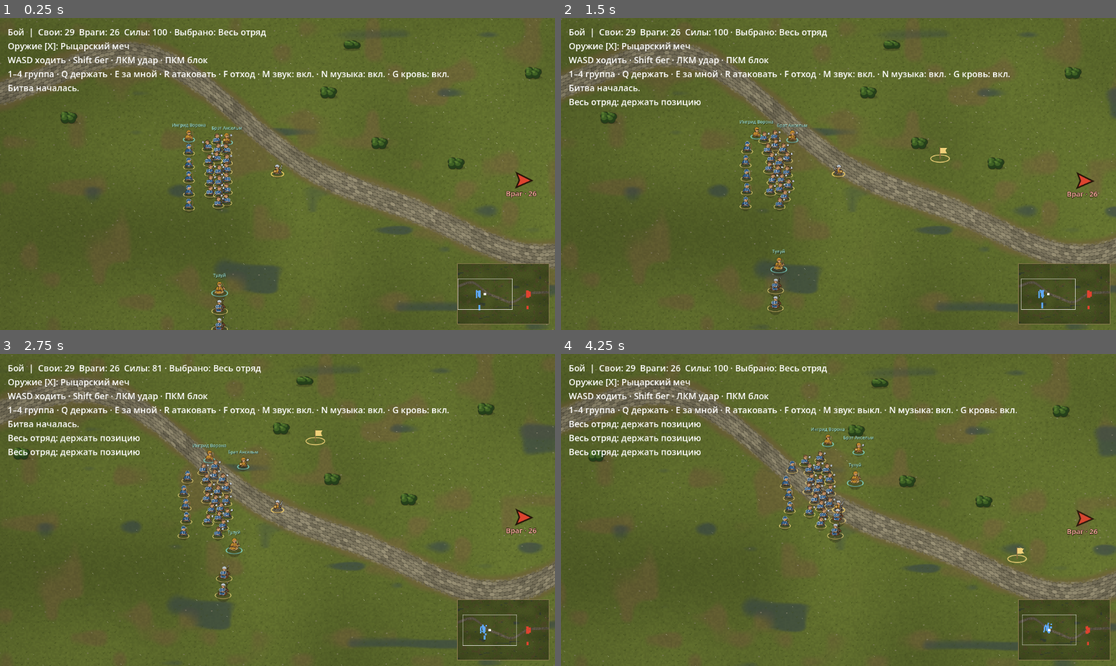
Above: before the commit, frames 1-4 (two rows, left to right).
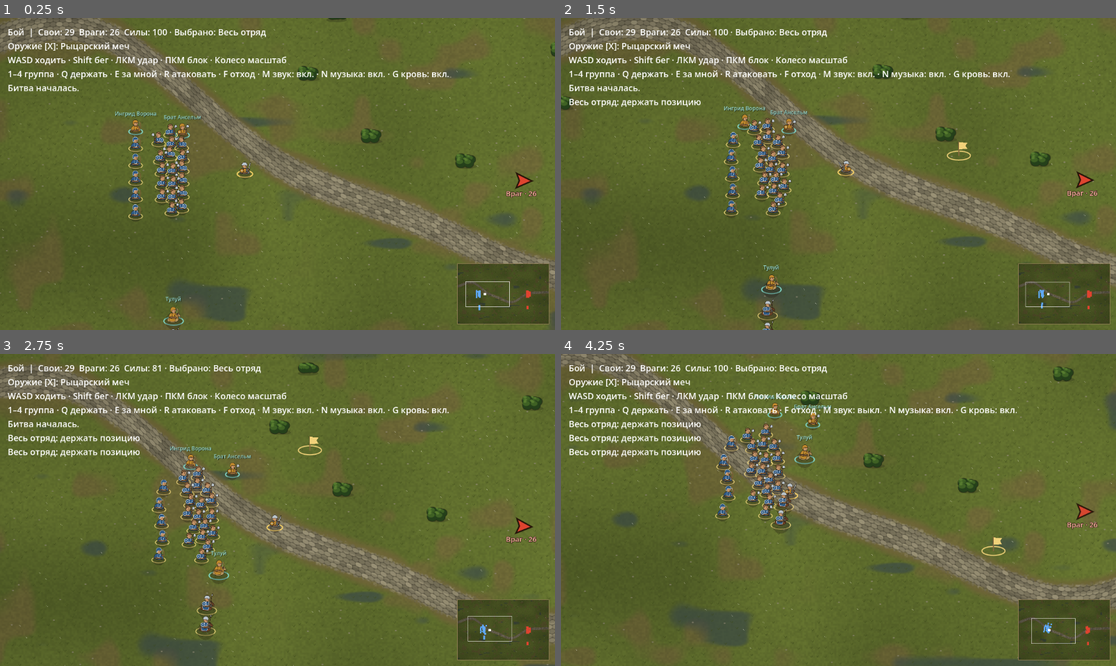
Above: after the commit, the same moments.

Repository: akglebak16/iron-standard
Game: Godot game, scene res://app/main.tscn
Same seed, same stepped clock (60 frames per second), same inputs: the game is played once before the commit and once after it.
Inputs (mouse positions are in pixels of both pictures, inside the frame that each line leads up to):
- Up to frame 1 (0.25 s): no input
- Up to frame 2 (1.5 s): tap Enter at 0.5 s; move the mouse to (960, 158) at 0.52 s; hold D 0.53-1.25 s; tap Q at 0.6 s; click (960, 158) at 0.67 s; drag from (727, 189) to (810, 236) at 1.27 s
- Up to frame 3 (2.75 s): move the mouse to (333, 441) at 2.02 s; hold D from 2.03 s (still down); hold Shift from 2.03 s (still down); click (333, 441) at 2.17 s; tap Q at 2.3 s
- Up to frame 4 (4.25 s): release D at 2.75 s; release Shift at 2.75 s; drag from (810, 572) to (672, 463) at 2.77 s; move the mouse to (1005, 556) at 3.52 s; hold A from 3.53 s (still down); tap M at 3.6 s; click (1005, 556) at 3.67 s; tap Q at 3.8 s

The runs differ from the first frame. In frame 1, 15% of the frame differs, in the area x 0-100%, y 0-100%; in frame 2, 13%; in frame 3, 16%; in frame 4, 14%.

Commit message:
Перенести слежение и масштаб боевой камеры

Diff:
--- a/godot/battle/application/session.gd
+++ b/godot/battle/application/session.gd
@@ -169,6 +169,8 @@
 			camera_target = focus_sum[0] / focus_count[0]
 		elif focus_count[1] > 0:
 			camera_target = focus_sum[1] / focus_count[1]
+		else:
+			camera_target = Vector2.INF
 	var shots: Array[Dictionary] = []
 	for shot in _state.projectiles:
 		shots.append({"origin": shot.origin, "impact": shot.impact, "progress": clampf(shot.time / shot.duration, 0.0, 1.0), "throwing": shot.throwing, "crossbow": shot.crossbow})
--- /dev/null
+++ b/godot/battle/presentation/battle_camera.gd
@@ -0,0 +1,68 @@
+extends Camera2D
+
+const Event = preload("res://battle/combat_event.gd")
+const INITIAL_LEAD := Vector2(200, 0)
+const FOLLOW_RATE := 5.0
+const POINTER_LEAD_RATIO := 0.22
+const MAX_POINTER_LEAD := Vector2(140, 100)
+const REFERENCE_VIEW_HEIGHT := 700.0
+const INITIAL_ZOOM_RANGE := Vector2(0.75, 1.35)
+const MANUAL_ZOOM_RANGE := Vector2(0.55, 2.0)
+const ZOOM_IN_FACTOR := 1.1
+const ZOOM_OUT_FACTOR := 0.91
+const HIT_SHAKE_SECONDS := 0.18
+const HIT_SHAKE_SCREEN_PIXELS := 3.0
+
+var _arena_size := Vector2.ZERO
+var _shake_remaining := 0.0
+var _shake_rng := RandomNumberGenerator.new()
+
+func configure(arena_size: Vector2, hero_position: Vector2) -> void:
+	_arena_size = arena_size
+	_set_zoom(initial_zoom(get_viewport_rect().size.y))
+	position = hero_position + INITIAL_LEAD
+	fit_viewport()
+
+func advance(dt: float, target: Vector2, hero_down: bool, pointer: Vector2, events: Array[Dictionary]) -> void:
+	if target.is_finite():
+		if not hero_down:
+			target += pointer_lead(target, screen_to_world(pointer))
+		position = position.lerp(target, minf(1.0, dt * FOLLOW_RATE))
+	advance_shake(dt, events)
+
+func advance_shake(dt: float, events: Array[Dictionary]) -> void:
+	_shake_remaining = maxf(0.0, _shake_remaining - dt)
+	for event in events:
+		if event.kind == Event.Kind.HIT and event.target_hero:
+			_shake_remaining = HIT_SHAKE_SECONDS
+	if _shake_remaining > 0.0:
+		var amplitude := HIT_SHAKE_SCREEN_PIXELS / zoom.x
+		offset = Vector2(_shake_rng.randf_range(-amplitude, amplitude), _shake_rng.randf_range(-amplitude, amplitude))
+	else:
+		offset = Vector2.ZERO
+	fit_viewport()
+
+func change_zoom(inward: bool) -> void:
+	var factor := ZOOM_IN_FACTOR if inward else ZOOM_OUT_FACTOR
+	_set_zoom(clampf(zoom.x * factor, MANUAL_ZOOM_RANGE.x, MANUAL_ZOOM_RANGE.y))
+	fit_viewport()
+
+func fit_viewport() -> void:
+	var half_view := (get_viewport_rect().size / zoom * 0.5).min(_arena_size * 0.5)
+	position = position.clamp(half_view, _arena_size - half_view)
+	force_update_scroll()
+
+func screen_to_world(point: Vector2) -> Vector2:
+	return position + (point - get_viewport_rect().size * 0.5) / zoom
+
+func is_shaking() -> bool:
+	return _shake_remaining > 0.0
+
+func _set_zoom(value: float) -> void:
+	zoom = Vector2.ONE * value
+
+static func initial_zoom(height: float) -> float:
+	return clampf(height / REFERENCE_VIEW_HEIGHT, INITIAL_ZOOM_RANGE.x, INITIAL_ZOOM_RANGE.y)
+
+static func pointer_lead(hero_position: Vector2, pointer: Vector2) -> Vector2:
+	return ((pointer - hero_position) * POINTER_LEAD_RATIO).clamp(-MAX_POINTER_LEAD, MAX_POINTER_LEAD)
--- a/godot/battle/presentation/demo_config.gd
+++ b/godot/battle/presentation/demo_config.gd
@@ -1,7 +1,6 @@
 extends RefCounted
 ## Placeholder drawing and text used only by the current playable preview.
 
-const CAMERA_ZOOM := 0.75
 const HERO_DOWN := "Герой ранен — бой продолжается"
 const VICTORY := "Победа"
 const DEFEAT := "Поражение"
@@ -12,7 +11,7 @@
 const SOUND_OFF := "выкл."
 const HUD_TEXT := "%s  |  Свои: %d  Враги: %d  Силы: %d · Выбрано: %s"
 const WEAPON_HUD_TEXT := "\nОружие [X]: %s"
-const CONTROL_HINT := "\nWASD ходить · Shift бег · ЛКМ удар · ПКМ блок\n1–4 группа · Q держать · E за мной · R атаковать · F отход"
+const CONTROL_HINT := "\nWASD ходить · Shift бег · ЛКМ удар · ПКМ блок · Колесо масштаб\n1–4 группа · Q держать · E за мной · R атаковать · F отход"
 
 const GROUP_NAMES := ["Пехота", "Стрелки", "Конница", "Весь отряд"]
 const ARROW_ARC_SCALE := 0.17
--- a/godot/battle/presentation/scene.tscn
+++ b/godot/battle/presentation/scene.tscn
@@ -1,13 +1,15 @@
-[gd_scene load_steps=3 format=3]
+[gd_scene load_steps=4 format=3]
 
 [ext_resource type="Script" path="res://battle/presentation/view.gd" id="1_view"]
 [ext_resource type="Script" path="res://battle/presentation/hud/navigation_hud.gd" id="2_navigation"]
+[ext_resource type="Script" path="res://battle/presentation/battle_camera.gd" id="3_camera"]
 
 [node name="Battle" type="Node2D"]
 script = ExtResource("1_view")
 
 [node name="Camera" type="Camera2D" parent="."]
 enabled = true
+script = ExtResource("3_camera")
 
 [node name="Hud" type="CanvasLayer" parent="."]
 
@@ -25,6 +27,7 @@
 mouse_filter = 2
 
 [node name="Status" type="Label" parent="Hud"]
+mouse_filter = 2
 offset_left = 16.0
 offset_top = 16.0
 offset_right = 980.0
--- a/godot/battle/presentation/view.gd
+++ b/godot/battle/presentation/view.gd
@@ -15,12 +15,13 @@
 const VegetationView = preload("res://battle/presentation/terrain/vegetation_view.gd")
 const OrderMarker = preload("res://battle/presentation/hud/order_marker.gd")
 const NavigationHud = preload("res://battle/presentation/hud/navigation_hud.gd")
+const BattleCamera = preload("res://battle/presentation/battle_camera.gd")
 
 signal battle_finished
 signal audio_preferences_changed(effects: bool, music: bool)
 signal blood_preference_changed(enabled: bool)
 
-@onready var camera: Camera2D = $Camera
+@onready var camera: BattleCamera = $Camera
 @onready var status: Label = $Hud/Status
 @onready var _navigation: NavigationHud = $Hud/Navigation
 var _session: Session
@@ -65,7 +66,9 @@
 		set_physics_process(false)
 		set_process_unhandled_input(false)
 		return
-	camera.zoom = Vector2.ONE * Demo.CAMERA_ZOOM
+	var initial := _session.snapshot()
+	camera.configure(initial.arena_size, initial.hero_position)
+	get_viewport().size_changed.connect(_on_viewport_resized)
 	_navigation.configure(_terrain.material)
 	_audio = CombatAudio.new()
 	_audio.enabled = _effects_enabled
@@ -77,19 +80,22 @@
 
 func _physics_process(dt: float) -> void:
 	if _frame.outcome in [Session.Outcome.VICTORY, Session.Outcome.DEFEAT]:
-		if _feedback.has_effects() or _impacts.has_particles() or _figures.has_falling_units() or _dialogue.has_bubbles() or _order_marker.is_visible():
+		if _feedback.has_effects() or _impacts.has_particles() or _figures.has_falling_units() or _dialogue.has_bubbles() or _order_marker.is_visible() or camera.is_shaking():
 			_feedback.advance(dt, [])
 			_impacts.advance(dt, [])
 			_figures.advance(dt, [])
 			_dialogue.age(dt)
 			_order_marker.advance(dt, [])
+			if camera.is_shaking():
+				camera.advance_shake(dt, [])
+				_navigation.queue_redraw()
 			queue_redraw()
 		return
 	_music.advance(dt)
 	if _frame.outcome == Session.Outcome.RUNNING:
 		var input := HeroInput.new()
 		input.move = Vector2(float(Input.is_key_pressed(KEY_D)) - float(Input.is_key_pressed(KEY_A)), float(Input.is_key_pressed(KEY_S)) - float(Input.is_key_pressed(KEY_W)))
-		input.face = (get_global_mouse_position() - Vector2(_frame.hero_position)).angle()
+		input.face = (_pointer_world_position() - Vector2(_frame.hero_position)).angle()
 		input.sprint = Input.is_key_pressed(KEY_SHIFT)
 		input.block = Input.is_mouse_button_pressed(MOUSE_BUTTON_RIGHT)
 		input.attack = Input.is_mouse_button_pressed(MOUSE_BUTTON_LEFT)
@@ -107,7 +113,14 @@
 		battle_finished.emit()
 
 func _unhandled_input(event: InputEvent) -> void:
-	if _session == null or not event is InputEventKey or not event.pressed or event.echo:
+	if _session == null:
+		return
+	if event is InputEventMouseButton and event.pressed and event.button_index in [MOUSE_BUTTON_WHEEL_UP, MOUSE_BUTTON_WHEEL_DOWN]:
+		camera.change_zoom(event.button_index == MOUSE_BUTTON_WHEEL_UP)
+		_navigation.queue_redraw()
+		queue_redraw()
+		return
+	if not event is InputEventKey or not event.pressed or event.echo:
 		return
 	match event.keycode:
 		KEY_M:
@@ -123,10 +136,18 @@
 		KEY_2: _select_group(Config.GROUP_ARCHERS)
 		KEY_3: _select_group(Config.GROUP_CAVALRY)
 		KEY_4: _select_group(Config.ALL_GROUPS)
-		KEY_Q: _session.issue_order(Config.ORDER_HOLD, get_global_mouse_position(), _selection)
+		KEY_Q: _session.issue_order(Config.ORDER_HOLD, _pointer_world_position(), _selection)
 		KEY_E: _session.issue_order(Config.ORDER_FOLLOW, _frame.hero_position, _selection)
 		KEY_R: _session.issue_order(Config.ORDER_CHARGE, _frame.hero_position, _selection)
 		KEY_F: _session.issue_order(Config.ORDER_RETREAT, _frame.hero_position, _selection)
+
+func _pointer_world_position() -> Vector2:
+	return camera.screen_to_world(get_viewport().get_mouse_position())
+
+func _on_viewport_resized() -> void:
+	camera.fit_viewport()
+	_navigation.queue_redraw()
+	queue_redraw()
 
 func _select_group(group: int) -> void:
 	_selection = group
@@ -144,8 +165,7 @@
 func _refresh(dt: float, events: Array[Dictionary]) -> void:
 	# One detached read per physics tick, reused by HUD and drawing.
 	_frame = _session.snapshot()
-	camera.position = _frame.camera_target
-	camera.force_update_scroll()
+	camera.advance(dt, _frame.camera_target, _frame.hero_down, get_viewport().get_mouse_position(), events)
 	_navigation.update_frame(_frame, dt)
 	var finished: bool = _frame.outcome in [Session.Outcome.VICTORY, Session.Outcome.DEFEAT]
 	_feedback.add_dialogue(_dialogue.advance(dt, _frame.units, events, not _frame.walls.is_empty(), finished))
@@ -172,8 +192,7 @@
 func _draw() -> void:
 	if _frame.is_empty():
 		return
-	var size := get_viewport_rect().size / camera.zoom
-	var visible := Rect2(camera.position - size * 0.5, size).grow(UnitView.VIEW_MARGIN)
+	var visible := (get_viewport().get_canvas_transform().affine_inverse() * get_viewport_rect()).grow(UnitView.VIEW_MARGIN)
 	_impacts.draw_ground(self, visible)
 	_order_marker.draw(self)
 	_figures.draw(self, _frame.units, visible, _impacts.headless_units(), _vegetation.entries, _selection)
--- a/godot/battle/tests/application/test_session.gd
+++ b/godot/battle/tests/application/test_session.gd
@@ -88,6 +88,7 @@
 	fallen_session.advance(Config.BATTLE_END_DELAY_SECONDS + TICK_SECONDS)
 	assert(fallen_session.snapshot().outcome == Session.Outcome.DEFEAT)
 	assert(fallen_session.snapshot().hero_down)
+	assert(fallen_session.snapshot().camera_target == Vector2.INF)
 
 func _check_hero_down_continues_battle() -> void:
 	var state := State.new()
@@ -108,10 +109,11 @@
 	session.advance(TICK_SECONDS)
 	assert(session.snapshot().outcome == Session.Outcome.HERO_DOWN)
 	assert(session.snapshot().tick == 1)
-	assert(session.snapshot().camera_target != hero.position)
+	assert(session.snapshot().camera_target == (ally.position + enemy.position) * 0.5)
 	state.kill(enemy, ally)
 	session.advance(Config.MORALE_TICK_SECONDS)
 	assert(session.snapshot().outcome == Session.Outcome.HERO_DOWN)
+	assert(session.snapshot().camera_target == ally.position)
 	session.advance(Config.BATTLE_END_DELAY_SECONDS + TICK_SECONDS)
 	assert(session.snapshot().outcome == Session.Outcome.VICTORY)
 	assert(session.snapshot().hero_down)
--- /dev/null
+++ b/godot/battle/tests/presentation/test_battle_camera.gd
@@ -0,0 +1,70 @@
+extends SceneTree
+const Camera = preload("res://battle/presentation/battle_camera.gd")
+const Event = preload("res://battle/combat_event.gd")
+const ARENA := Vector2(2600, 1700)
+const VIEWPORT := Vector2i(900, 700)
+const HERO := Vector2(1050, 850)
+
+func _initialize() -> void:
+	call_deferred("_check")
+
+func _check() -> void:
+	var viewport := SubViewport.new()
+	viewport.size = VIEWPORT
+	root.add_child(viewport)
+	var camera := Camera.new()
+	viewport.add_child(camera)
+	camera.configure(ARENA, HERO)
+	assert(camera.position == HERO + Camera.INITIAL_LEAD and camera.zoom == Vector2.ONE)
+	_check_follow(camera)
+	_check_zoom_and_bounds(camera, viewport)
+	_check_shake(camera)
+	viewport.free()
+	print("Battle camera tests passed")
+	quit(0)
+
+func _check_follow(camera: Camera) -> void:
+	assert(Camera.pointer_lead(HERO, HERO + Vector2(100, 50)).is_equal_approx(Vector2(22, 11)))
+	assert(Camera.pointer_lead(HERO, HERO + ARENA) == Camera.MAX_POINTER_LEAD)
+	assert(Camera.pointer_lead(HERO, HERO - ARENA) == -Camera.MAX_POINTER_LEAD)
+	var pointer := Vector2(VIEWPORT) * 0.5 + Vector2(150, -150)
+	var expected := HERO + Camera.pointer_lead(HERO, camera.screen_to_world(pointer))
+	var before := camera.position
+	camera.advance(0.5 / Camera.FOLLOW_RATE, HERO, false, pointer, [])
+	assert(camera.position.is_equal_approx(before.lerp(expected, 0.5)))
+	var surviving_center := Vector2(1800, 1000)
+	before = camera.position
+	camera.advance(0.5 / Camera.FOLLOW_RATE, surviving_center, true, pointer, [])
+	assert(camera.position.is_equal_approx(before.lerp(surviving_center, 0.5)))
+	before = camera.position
+	camera.advance(1.0, Vector2.INF, true, pointer, [])
+	assert(camera.position == before)
+
+func _check_zoom_and_bounds(camera: Camera, viewport: SubViewport) -> void:
+	assert(Camera.initial_zoom(100) == Camera.INITIAL_ZOOM_RANGE.x)
+	assert(Camera.initial_zoom(2000) == Camera.INITIAL_ZOOM_RANGE.y)
+	for i in 30:
+		camera.change_zoom(true)
+	assert(is_equal_approx(camera.zoom.x, Camera.MANUAL_ZOOM_RANGE.y))
+	camera.advance(1.0, Vector2.ZERO, true, Vector2.ZERO, [])
+	var half_view := Vector2(VIEWPORT) / camera.zoom * 0.5
+	assert(camera.position == half_view)
+	camera.advance(1.0, ARENA, true, Vector2.ZERO, [])
+	assert(camera.position == ARENA - half_view)
+	for i in 30:
+		camera.change_zoom(false)
+	assert(is_equal_approx(camera.zoom.x, Camera.MANUAL_ZOOM_RANGE.x))
+	viewport.size = Vector2i(1800, 1100)
+	camera.fit_viewport()
+	assert(camera.position == ARENA * 0.5)
+
+func _check_shake(camera: Camera) -> void:
+	var before := camera.screen_to_world(Vector2(300, 250))
+	camera.advance_shake(0.0, [{"kind": Event.Kind.HIT, "target_hero": false}])
+	assert(camera.offset == Vector2.ZERO and not camera.is_shaking())
+	camera.advance_shake(0.0, [{"kind": Event.Kind.HIT, "target_hero": true}])
+	assert(camera.is_shaking() and camera.offset != Vector2.ZERO)
+	assert((camera.offset * camera.zoom).abs() <= Vector2.ONE * Camera.HIT_SHAKE_SCREEN_PIXELS)
+	assert(camera.screen_to_world(Vector2(300, 250)) == before)
+	camera.advance_shake(Camera.HIT_SHAKE_SECONDS, [])
+	assert(camera.offset == Vector2.ZERO and not camera.is_shaking())
--- a/godot/battle/tests/presentation/test_scene.gd
+++ b/godot/battle/tests/presentation/test_scene.gd
@@ -7,6 +7,7 @@
 const PresentationPreferences = preload("res://app/presentation_preferences.gd")
 const UnitMarkers = preload("res://battle/presentation/unit_markers.gd")
 const SoundBank = preload("res://battle/presentation/audio/sound_bank.gd")
+const BattleCamera = preload("res://battle/presentation/battle_camera.gd")
 const TICK := 1.0 / 60.0
 
 func _initialize() -> void:
@@ -30,8 +31,7 @@
 	assert(view._navigation._ground.material != ground)
 	assert(view._navigation._ground.material.get_shader_parameter("road") == ground.get_shader_parameter("road"))
 	assert(view._navigation._frame.enemy_strength == frame.counts[1])
-	var camera_probe := root.get_canvas_transform() * Vector2(frame.camera_target)
-	assert(camera_probe.is_equal_approx(root.get_visible_rect().size * 0.5))
+	_check_camera(view)
 	assert(view._terrain.get_child_count() == 0)
 	assert(view._vegetation.entries.size() == view._session.vegetation_layout().size())
 	assert(not view._vegetation.entries.is_empty())
@@ -52,7 +52,7 @@
 	await process_frame
 	assert(view.get_battle_snapshot().tick > 0)
 	assert(view._music._note_players.any(func(player): return player.playing))
-	assert(view.get_node("Camera").position == view.get_battle_snapshot().hero_position)
+	assert(view.camera.position.distance_to(view.get_battle_snapshot().hero_position) <= BattleCamera.INITIAL_LEAD.length())
 	var session: Session = view._session
 	var target = session._state.units.filter(func(unit): return unit.side == 1)[0]
 	session._state.hurt(target, 1, session._hero)
@@ -105,6 +105,18 @@
 	assert(DirAccess.remove_absolute(path) == OK)
 	print("Scene tests passed")
 	quit(0)
+
+func _check_camera(view) -> void:
+	var camera: BattleCamera = view.camera
+	var center := root.get_visible_rect().size * 0.5
+	assert((root.get_canvas_transform() * camera.position).is_equal_approx(center))
+	var initial_zoom := camera.zoom.x
+	var wheel := InputEventMouseButton.new()
+	wheel.button_index = MOUSE_BUTTON_WHEEL_UP
+	wheel.pressed = true
+	view._unhandled_input(wheel)
+	assert(is_equal_approx(camera.zoom.x, initial_zoom * BattleCamera.ZOOM_IN_FACTOR))
+	assert((root.get_canvas_transform() * camera.position).is_equal_approx(center))
 
 func _check_unit_markers(view, frame: Dictionary) -> void:
 	var foot: Dictionary = frame.units.filter(func(unit): return unit.side == 0 and unit.group_kind == Config.GROUP_INFANTRY and not unit.hero and not unit.companion)[0]
Not shown, changed: CHANGELOG.md
Not shown, changed: godot/ARCHITECTURE.md
Not shown, changed: godot/MIGRATION_CHECKLIST.md
Not shown, changed: godot/battle/PARITY.md
Not shown, changed: shareness/lessons.md
